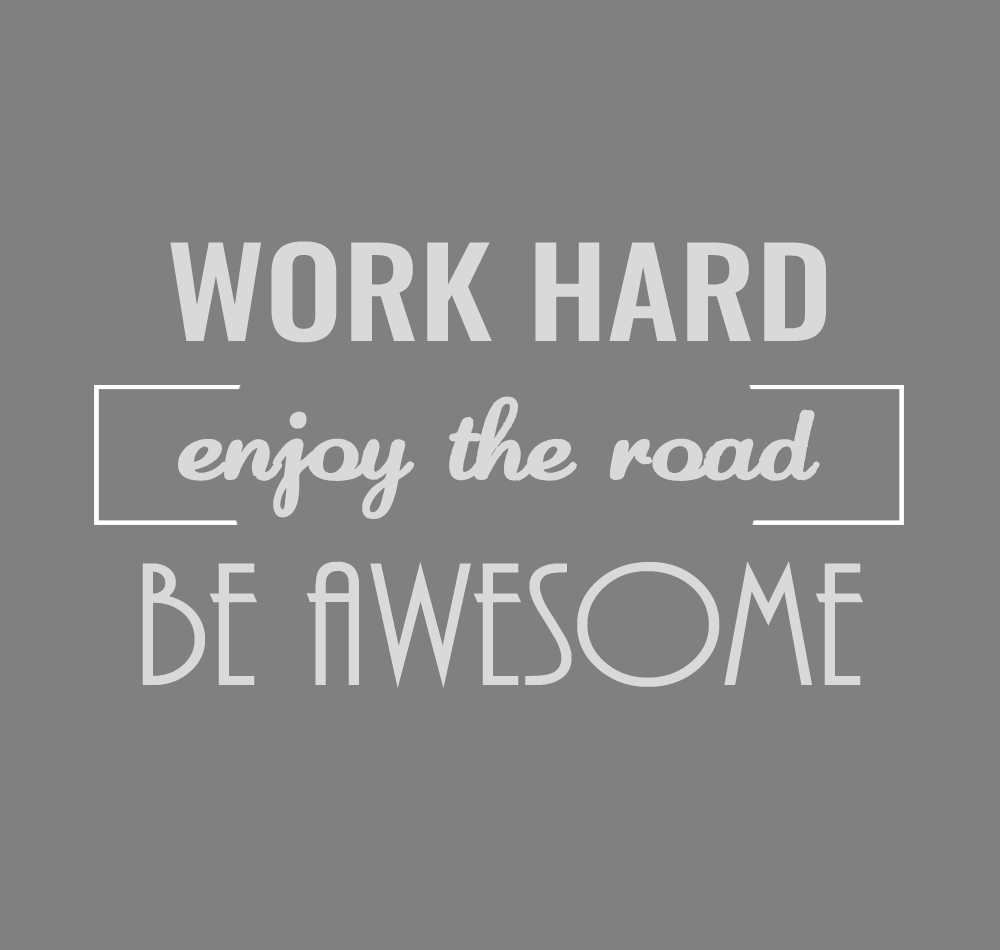
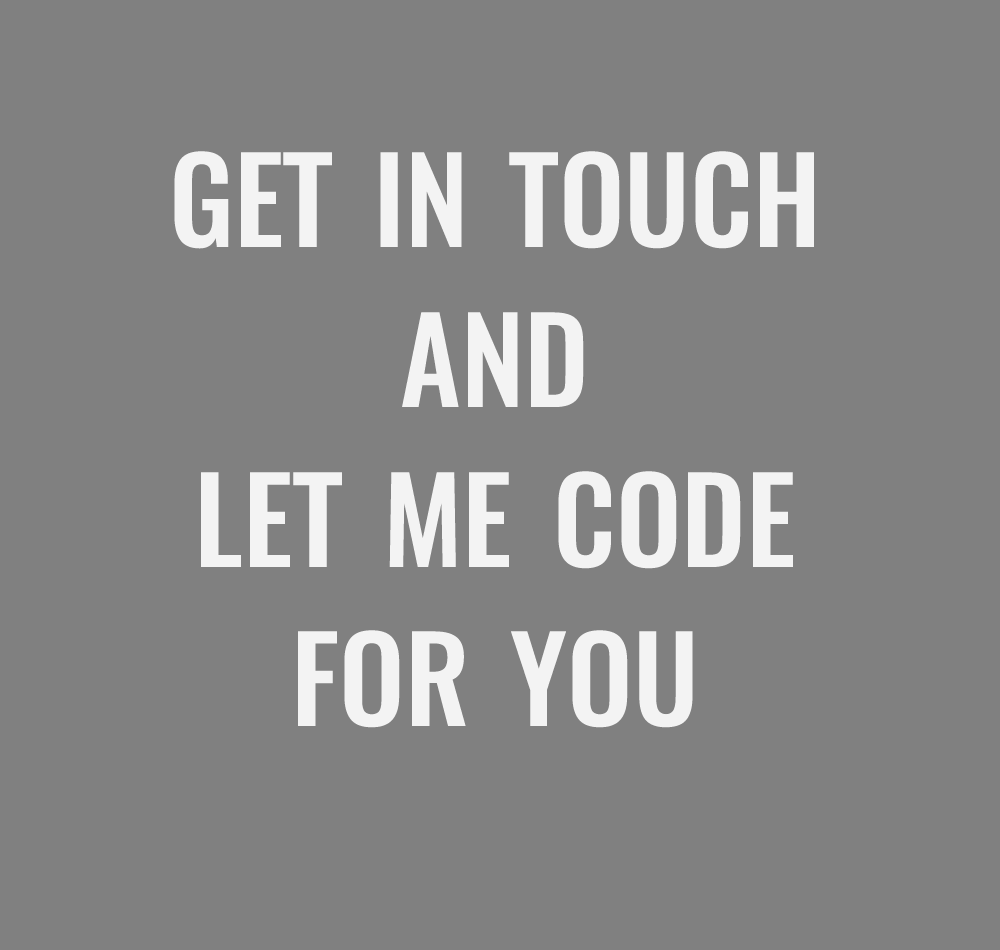
Two versions of the same layered image (1000×950). Layer-by-layer changes:
hid "Rectangle 1" over [94, 385, 904, 525]
added layer "get in touch and let me code for you" (90%) above "enjoy the road" over [174, 151, 814, 728]
hid "enjoy the road" over [178, 396, 820, 519]
hid "BE AWESOME" over [142, 561, 863, 688]
hid "WORK HARD" over [170, 241, 826, 343]
